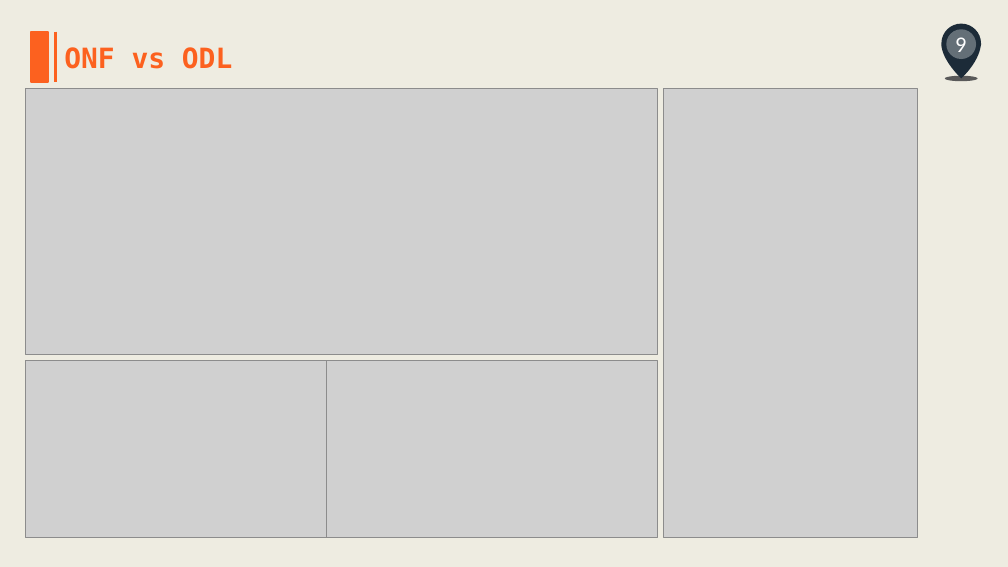
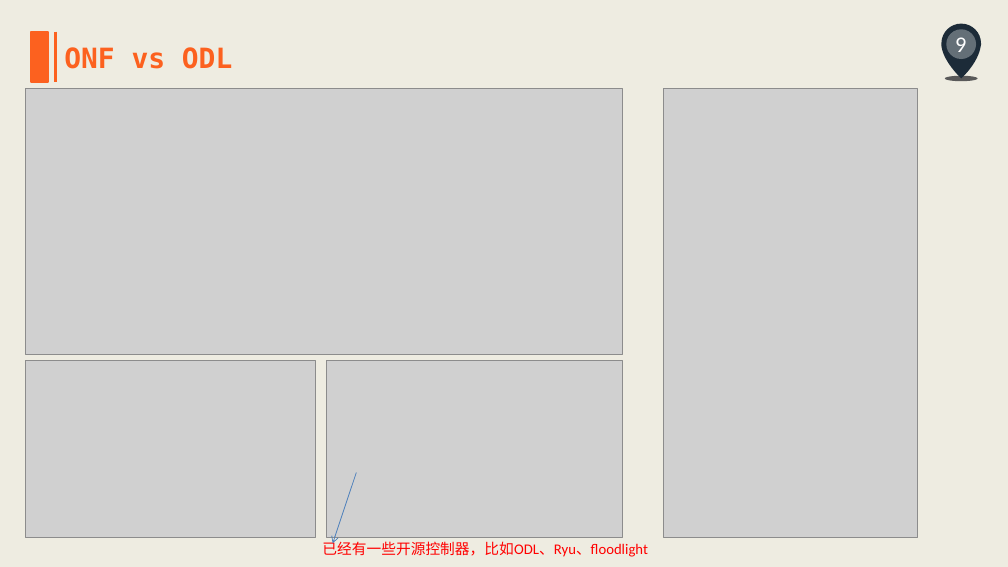
Before and after one commit to ZhouRock/NewTechnology, a slide deck: slide 9 of SDN/SDN入门之旅.pptx. Drawn at 1008x567 pixels with LibreOffice and Linux fonts; fonts in the diff are those of the drawing; grey boxes stand for pictures. Boxes give left, top, right and bottom in pixels: in the first picture for what was removed or moved away, otherwise in the second. Text is boxed around its words. In the diff, an @@ line names an element or a change of style, - is before the commit and + after.

```diff
--- a/SDN/SDN入门之旅.pptx
+++ b/SDN/SDN入门之旅.pptx
@@ picture: place and size @@
-picture at (26,88,658,355)
+picture at (26,88,622,355)
@@ picture: place and size @@
-picture at (26,361,329,538)
+picture at (26,361,315,538)
@@ picture: place and size @@
-picture at (327,361,658,538)
+picture at (327,361,622,538)
@@ arrow added from (356, 473) to (333, 544), #4B7EBC 0.75 pt @@
@@ text added at (322,540,647,557), 14 pt, text #FF0000 @@
+已经有一些开源控制器，比如ODL、Ryu、floodlight
```
Also in this commit, not shown: 2 other slides changed.
